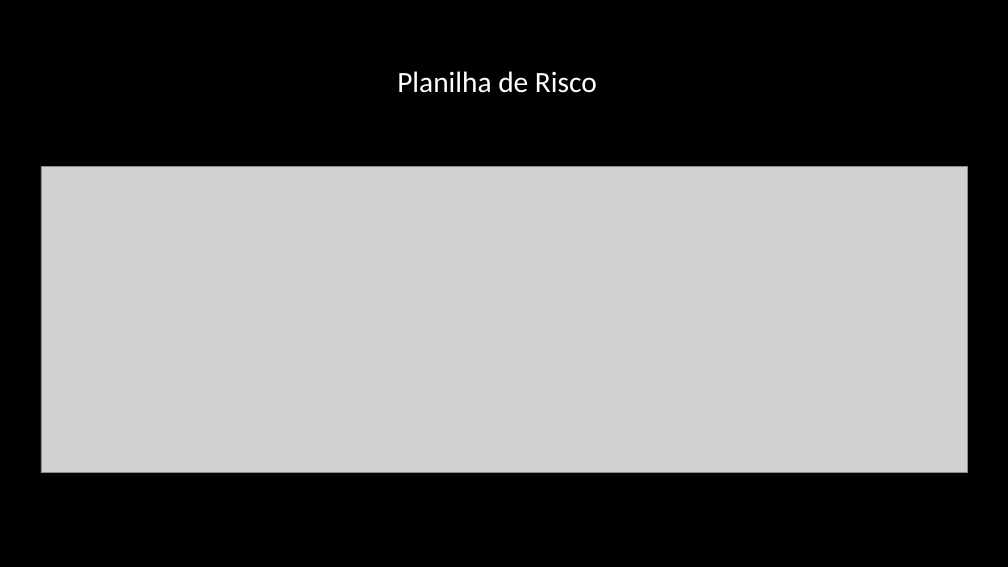
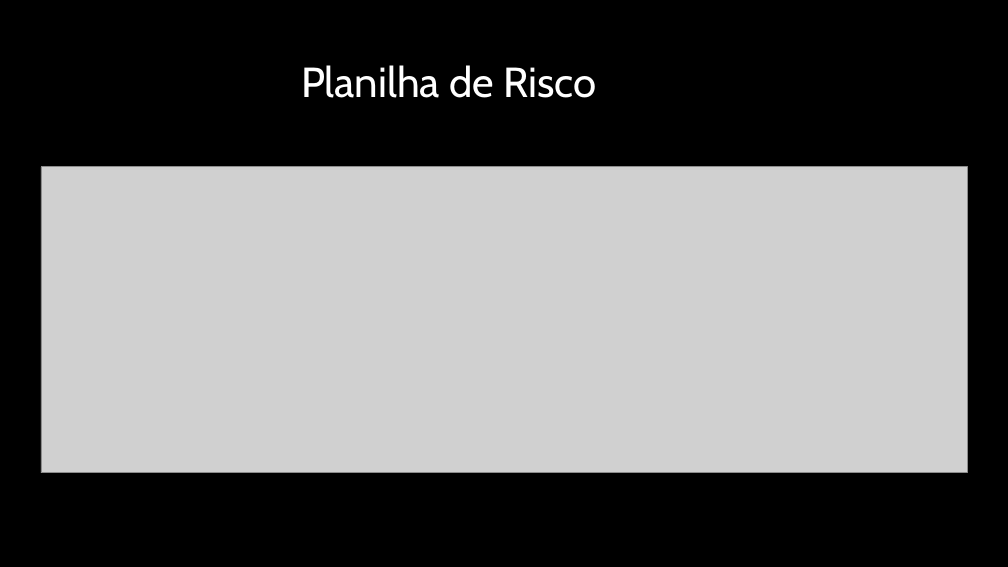
Before and after one commit to BandTec/control-block, a slide deck: slide 13 of Apresentação-PI.pptx (slide 14 before the commit). Drawn at 1008x567 pixels with LibreOffice and Linux fonts; fonts in the diff are those of the drawing; grey boxes stand for pictures; background and template pictures are left out. Boxes give left, top, right and bottom in pixels: in the first picture for what was removed or moved away, otherwise in the second. Text is boxed around its words. In the diff, an @@ line names an element or a change of style, - is before the commit and + after.

```diff
--- a/Apresentação-PI.pptx
+++ b/Apresentação-PI.pptx
@@ subtitle "Planilha de Risco": place and size @@
-subtitle "Planilha de Risco" at (397, 71, 597, 93)
+subtitle "Planilha de Risco" at (301, 65, 597, 98)
@@ subtitle "Planilha de Risco" at (301, 65, 597, 98): size 28 to 40 pt, font Calibri to Cabin @@
```
Also in this commit, not shown: 6 other slides changed, 3 slides added, 4 slides removed, 1 other file.
